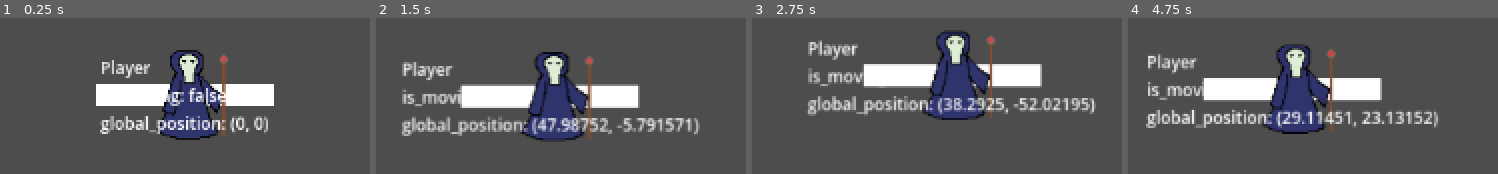
Above: before the commit, frames 1-4 (left to right).
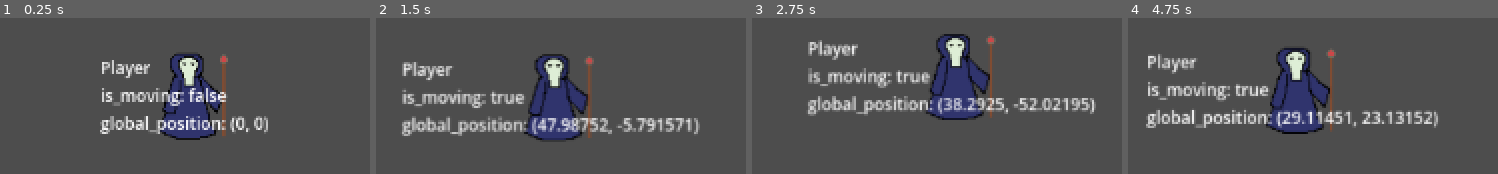
Above: after the commit, the same moments.

Repository: mzhong99/ludum-dare-2024
Game: Godot game, scene res://Test/PlayerTest.tscn
The game is run twice, just before and just after one commit, with the same random seed, the same clock (stepped at 60 frames per second) and the same inputs. The project has no main scene, so this scene is started directly.
Inputs (mouse positions are in pixels of both pictures, inside the frame that each line leads up to):
- Up to frame 1 (0.25 s): no input
- Up to frame 2 (1.5 s): tap Enter at 0.5 s; move the mouse to (outside the picture) at 0.52 s; press the mouse at (outside the picture) at 0.53 s; move the mouse to (outside the picture) at 1.27 s; release the mouse at (outside the picture) at 1.28 s; click (outside the picture) at 1.35 s
- Up to frame 3 (2.75 s): move the mouse to (outside the picture) at 2.02 s; press the mouse at (outside the picture) at 2.03 s
- Up to frame 4 (4.75 s): move the mouse to (outside the picture) at 2.77 s; release the mouse at (outside the picture) at 2.78 s; click (outside the picture) at 2.85 s; move the mouse to (outside the picture) at 3.52 s; press the mouse at (outside the picture) at 3.53 s; move the mouse to (outside the picture) at 4.27 s; release the mouse at (outside the picture) at 4.28 s; click (outside the picture) at 4.35 s

The runs differ from the first frame. In frame 1, 6.0% of the frame differs, in the area x 25-75%, y 20-77%; in frame 2, 6.5%, in the area x 22-72%, y 21-79%; in frame 3, 6.5%; in frame 4, 6.4%.

Commit message:
small polish for player

Diff:
--- a/Entity/UnusedPlayer.gd
+++ b/Entity/UnusedPlayer.gd
@@ -6,6 +6,7 @@
 }
 
 @onready var skill_active: SkillBase = skill_table[skill_table.keys().front()]
+@onready var sprite: AnimatedSprite2D = $AnimatedSprite2D
 
 # ---Movement variables---
 var is_moving = false
@@ -16,7 +17,7 @@
 
 # Called when the node enters the scene tree for the first time.
 func _ready():
-	pass
+	sprite.play("walk_idle")
 
 func _process_spellcast_inputs():
 	if skill_active.is_casting_active():
@@ -39,7 +40,7 @@
 func _process(delta):
 	_process_spellcast_inputs()
 	process_movement(delta)
-	queue_redraw()
+	# queue_redraw()
 
 func process_movement(delta):
 	if (Input.is_action_pressed("gameplay_move_player")):
@@ -53,5 +54,5 @@
 			is_moving = false
 			self.global_position = location_to_move_to
 
-func _draw():
-	_draw_spellcast_cooldown_view()
+# func _draw():
+# 	_draw_spellcast_cooldown_view()
